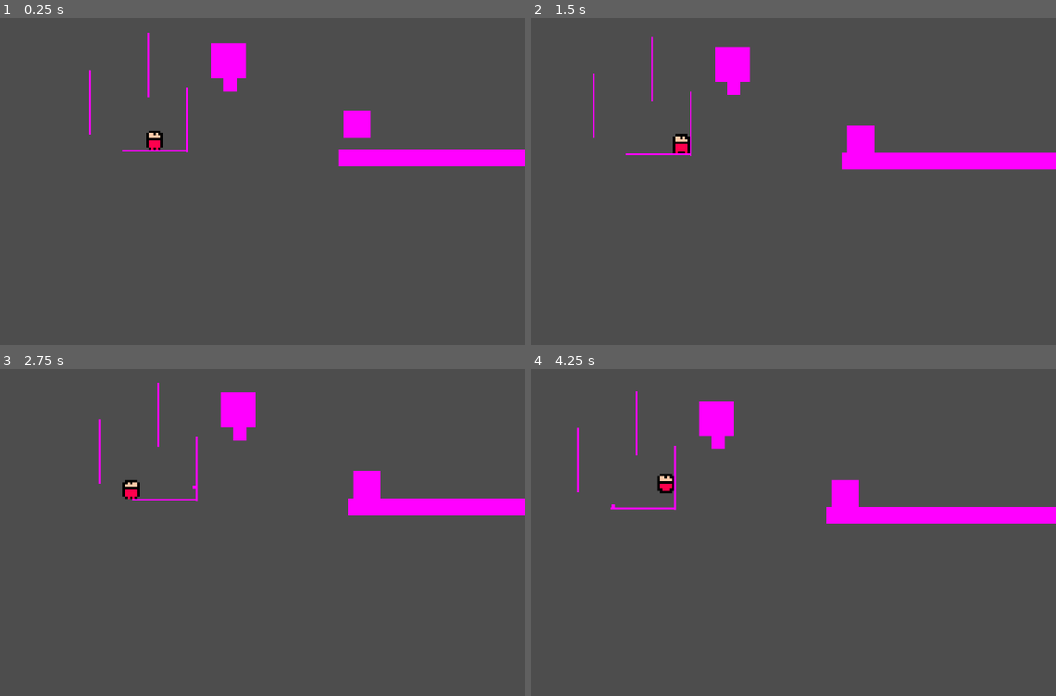
Above: before the commit, frames 1-4 (two rows, left to right).
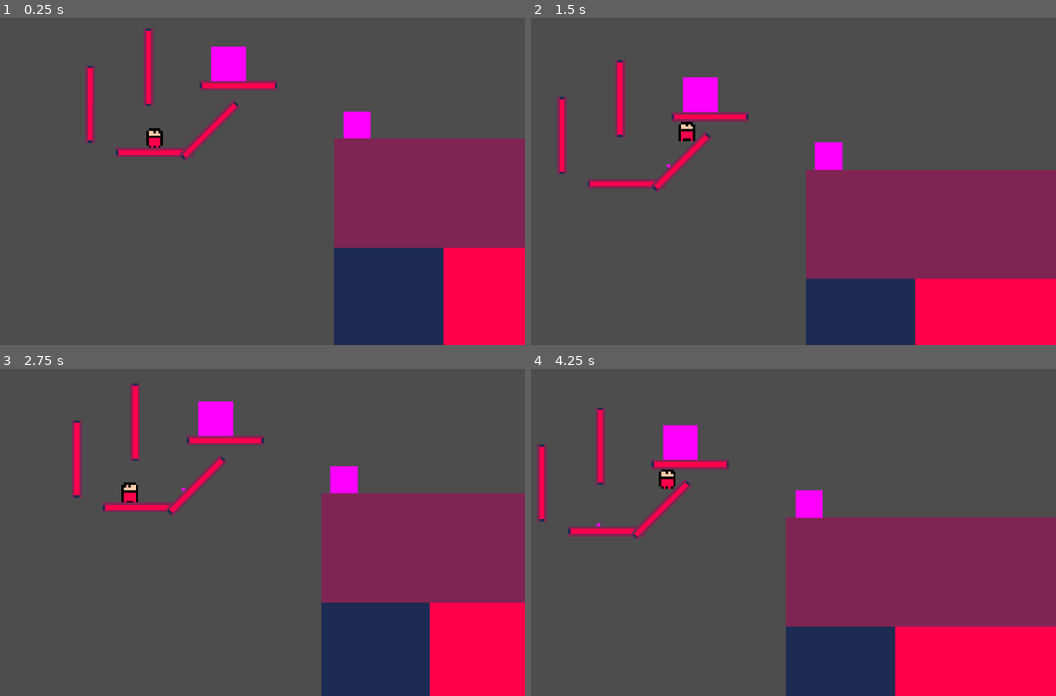
Above: after the commit, the same moments.

Repository: BoopEnthusiast/Summer-Game
Game: Godot game, scene res://test_scene.tscn
The game is run twice, just before and just after one commit, with the same random seed, the same clock (stepped at 60 frames per second) and the same inputs.
Inputs (mouse positions are in pixels of both pictures, inside the frame that each line leads up to):
- Up to frame 1 (0.25 s): no input
- Up to frame 2 (1.5 s): move the mouse to (846, 116) at 0.52 s; hold D (run_right) from 0.53 s (still down); click (846, 116) at 0.67 s; tap Space (jump) at 0.77 s; move the mouse to (536, 158) at 1.27 s
- Up to frame 3 (2.75 s): tap Space (jump) at 1.52 s; move the mouse to (231, 395) at 2.02 s; release D (run_right) at 2.03 s; hold A (run_left) from 2.03 s (still down)
- Up to frame 4 (4.25 s): move the mouse to (646, 571) at 2.77 s; release A (run_left) at 2.78 s; hold D (run_right) from 2.78 s (still down); click (646, 571) at 2.92 s; tap Space (jump) at 3.02, 3.77 s; move the mouse to (909, 548) at 3.52 s

The runs differ from the first frame. In frame 1, 25% of the frame differs, in the area x 16-100%, y 3-100%; in frame 2, 33%; in frame 3, 28%; in frame 4, 35%, in the area x 1-100%, y 6-100%.

Commit message:
bean man stretch

Diff:
--- a/Hook.gd
+++ b/Hook.gd
@@ -14,7 +14,7 @@
 	add_user_signal("object_hooked", [{"name": "object_hit", "type": "TYPE_KINEMATIC_COLLISION_2D"}])
 
 # Called every frame. 'delta' is the elapsed time since the previous frame.
-func _physics_process(delta):
+func _physics_process(_delta):
 	global_position = tip
 	if flying:
 		var collider = move_and_collide(direction * SPEED)
--- /dev/null
+++ b/motion_blur.gdshader
@@ -0,0 +1,35 @@
+shader_type canvas_item;
+uniform vec2 dir = vec2(0,0);
+uniform int quality = 50;
+
+void vertex(){
+	vec2 blurSize = abs(dir) * 2.0;
+	VERTEX *= blurSize + 1.0;
+	UV = (UV - 0.5) * (blurSize + 1.0) + 0.5;
+}
+
+float insideUnitSquare(vec2 v) {
+    vec2 s = step(vec2(0.0), v) - step(vec2(1.0), v);
+    return s.x * s.y;
+}
+
+void fragment(){
+	float inSquare = insideUnitSquare(UV);
+	float numSamples = inSquare;
+	COLOR = texture(TEXTURE, UV) * inSquare;
+	vec2 stepSize = dir/(float(quality));
+	vec2 uv;
+	for(int i = 1; i <= quality; i++){
+		uv = UV + stepSize * float(i);
+		inSquare = insideUnitSquare(uv);
+		numSamples += inSquare;
+		COLOR += texture(TEXTURE, uv) * inSquare;
+
+		uv = UV - stepSize * float(i);
+		inSquare = insideUnitSquare(uv);
+		numSamples += inSquare;
+		COLOR += texture(TEXTURE, uv) * inSquare;
+	}
+	COLOR.rgb /= numSamples;
+	COLOR.a /= float(quality)*2.0 + 1.0;
+}
--- a/platform.tscn
+++ b/platform.tscn
@@ -1,10 +1,15 @@
-[gd_scene load_steps=3 format=3 uid="uid://baja71qtuxvod"]
+[gd_scene load_steps=4 format=3 uid="uid://baja71qtuxvod"]
+
+[ext_resource type="Texture2D" uid="uid://dnv1urdsm0qdu" path="res://platform.png" id="1_dfxij"]
 
 [sub_resource type="RectangleShape2D" id="RectangleShape2D_lknvi"]
+size = Vector2(4, 20)
 
-[sub_resource type="PlaceholderTexture2D" id="PlaceholderTexture2D_hu8gl"]
+[sub_resource type="OccluderPolygon2D" id="OccluderPolygon2D_l57mh"]
+polygon = PackedVector2Array(-40, -5, -40, 5, 40, 5, 40, -5)
 
 [node name="Platform" type="StaticBody2D"]
+scale = Vector2(6, 6)
 collision_layer = 6
 collision_mask = 6
 
@@ -13,5 +18,8 @@
 shape = SubResource("RectangleShape2D_lknvi")
 
 [node name="Sprite" type="Sprite2D" parent="."]
-scale = Vector2(400, 10)
-texture = SubResource("PlaceholderTexture2D_hu8gl")
+scale = Vector2(2.5, 2.5)
+texture = ExtResource("1_dfxij")
+
+[node name="LightOcclusion" type="LightOccluder2D" parent="."]
+occluder = SubResource("OccluderPolygon2D_l57mh")
--- a/player.gd
+++ b/player.gd
@@ -1,5 +1,6 @@
 extends CharacterBody2D
 
+const HALF_PI = PI / 2
 const SPEED = 500.0
 const JUMP_VELOCITY = -1400.0
 const JUMPS = 1
@@ -35,7 +36,7 @@
 			grapple_hook.release()
 
 
-func _physics_process(delta):
+func _physics_process(_delta):
 	# Walking
 	var walk = Input.get_axis("run_left", "run_right") * SPEED
 
@@ -74,17 +75,17 @@
 		chain_velocity = Vector2(0,0)
 	velocity += chain_velocity
 
-	# Move camera in direction moving
-	#camera.global_position = global_position + (velocity.clamp(-CAMERA_MAX_VELOCITY, CAMERA_MAX_VELOCITY) * CAMERA_DISTANCE)
-
-	# Slide down wall
-	#if is_on_wall_only() and velocity.y > 0:
-	#	velocity.y = WALL_SLIDE_SPEED
-
 	# Save for coyote timer check
 	var was_touching = is_on_floor() or is_on_wall()
 
 	velocity.x += walk
+	sprite.material.set_shader_parameter("direction", velocity * 0.001)
+	sprite.rotation = get_angle_to(to_global(velocity.normalized())) - HALF_PI
+	while sprite.rotation < -HALF_PI:
+		sprite.rotation += PI
+	while sprite.rotation > HALF_PI:
+		sprite.rotation -= PI
+	print(sprite.rotation)
 	if move_and_slide():
 		for i in get_slide_collision_count():
 			var col = get_slide_collision(i)
@@ -131,3 +132,14 @@
 		elif jumps_left >= 1:
 			jumps_left -= 1
 			velocity.y = JUMP_VELOCITY
+
+	if is_on_floor():
+		if Input.is_action_pressed("run_left"):
+			sprite.rotation_degrees += 90
+		else:
+			sprite.rotation_degrees -= 90
+	elif is_on_wall():
+		if Input.is_action_pressed("run_left"):
+			sprite.rotation_degrees -= 45
+		if Input.is_action_pressed("run_right"):
+			sprite.rotation_degrees += 45
--- /dev/null
+++ b/player.gdshader
@@ -0,0 +1,47 @@
+shader_type canvas_item;
+
+uniform vec2 direction = vec2(0.0,0.0);
+//uniform float speed = 3.0;
+
+void vertex()
+{
+//	if (direction.x < 0.0  && direction.y < 0.0) {
+//		COLOR = vec4(0.0, 0.0, 1.0, 1.0);
+//		if (VERTEX.x <= 0.5 && VERTEX.y <= 0.5) {
+//			VERTEX += direction;
+//		}
+//		else if (VERTEX.x >= 0.5 && VERTEX.y >= 0.5) {
+//			VERTEX += -direction;
+//		}
+//	}
+//	else if (direction.x < 0.0  && direction.y > 0.0) {
+//		COLOR = vec4(1.0, 0.0, 0.0, 1.0);
+//		if (VERTEX.x <= 0.5 && VERTEX.y <= 0.5) {
+//			VERTEX += direction;
+//		}
+//		else if (VERTEX.x >= 0.5 && VERTEX.y >= 0.5) {
+//			VERTEX += -direction;
+//		}
+//	}
+//	else if (direction.x > 0.0  && direction.y < 0.0) {
+//		COLOR = vec4(0.0, 1.0, 0.0, 1.0);
+//		if (VERTEX.x <= 0.5 && VERTEX.y <= 0.5) {
+//			VERTEX += direction;
+//		}
+//		else if (VERTEX.x >= 0.5 && VERTEX.y >= 0.5) {
+//			VERTEX += -direction;
+//		}
+//	}
+//	else if (direction.x > 0.0  && direction.y > 0.0) {
+//		COLOR = vec4(1.0, 1.0, 1.0, 0.5);
+//		if (VERTEX.x <= 0.5 && VERTEX.y <= 0.5) {
+//			VERTEX += direction;
+//		}
+//		else if (VERTEX.x >= 0.5 && VERTEX.y >= 0.5) {
+//			VERTEX += -direction;
+//		}
+//	}
+	float directionAdditive = direction.y + direction.x;
+	if (VERTEX.y < 0.5) VERTEX.y -= abs(directionAdditive);
+	else VERTEX.y += abs(directionAdditive);
+}
--- a/player.tscn
+++ b/player.tscn
@@ -1,16 +1,21 @@
-[gd_scene load_steps=8 format=3 uid="uid://de5np07xtuyii"]
+[gd_scene load_steps=10 format=3 uid="uid://b58lhuiemgics"]
 
 [ext_resource type="Script" path="res://player.gd" id="1_fbe5r"]
 [ext_resource type="Script" path="res://Camera.gd" id="2_inhow"]
 [ext_resource type="SpriteFrames" uid="uid://jqd2gt255622" path="res://player_animation.tres" id="2_m5ja4"]
 [ext_resource type="Script" path="res://Hook.gd" id="3_obykk"]
+[ext_resource type="Shader" path="res://player.gdshader" id="4_nxc3x"]
 
 [sub_resource type="RectangleShape2D" id="RectangleShape2D_wkx4w"]
-size = Vector2(28.8889, 30.5556)
+size = Vector2(28.8889, 33.3333)
 
 [sub_resource type="CircleShape2D" id="CircleShape2D_d1oqi"]
 
 [sub_resource type="PlaceholderTexture2D" id="PlaceholderTexture2D_md6y2"]
+
+[sub_resource type="ShaderMaterial" id="ShaderMaterial_t0ond"]
+shader = ExtResource("4_nxc3x")
+shader_parameter/direction = Vector2(0, 0)
 
 [node name="Player" type="CharacterBody2D"]
 scale = Vector2(0.6, 0.6)
@@ -19,7 +24,6 @@
 script = ExtResource("1_fbe5r")
 
 [node name="Collider" type="CollisionShape2D" parent="."]
-position = Vector2(-2.54313e-06, 8.33333)
 scale = Vector2(6, 6)
 shape = SubResource("RectangleShape2D_wkx4w")
 
@@ -30,7 +34,7 @@
 script = ExtResource("2_inhow")
 
 [node name="CoyoteTimer" type="Timer" parent="."]
-wait_time = 0.1
+wait_time = 0.15
 one_shot = true
 
 [node name="Hook" type="RigidBody2D" parent="."]
@@ -46,8 +50,7 @@
 texture = SubResource("PlaceholderTexture2D_md6y2")
 
 [node name="Sprite" type="AnimatedSprite2D" parent="."]
+material = SubResource("ShaderMaterial_t0ond")
 position = Vector2(0, -2.38419e-07)
 scale = Vector2(25, 25)
 sprite_frames = ExtResource("2_m5ja4")
-animation = &"run"
-frame_progress = 0.55579
--- a/test_scene.tscn
+++ b/test_scene.tscn
@@ -21,21 +21,20 @@
 rotation = -1.5708
 
 [node name="Platform4" parent="." instance=ExtResource("2_od8jd")]
-position = Vector2(-2907, 99)
+position = Vector2(-33521, -3763)
 rotation = 1.57079
-scale = Vector2(418.2, -0.469754)
+scale = Vector2(5627.04, 5627.04)
 
 [node name="Platform5" parent="." instance=ExtResource("2_od8jd")]
-position = Vector2(4639, 158)
-scale = Vector2(17.48, 10.4681)
+position = Vector2(11964, 1384)
+scale = Vector2(271.156, 271.156)
 
 [node name="Platform6" parent="." instance=ExtResource("2_od8jd")]
-position = Vector2(470, -296)
-scale = Vector2(0.202405, 8.44212)
+position = Vector2(522, -301)
 
 [node name="Platform7" parent="." instance=ExtResource("2_od8jd")]
-position = Vector2(202, -76)
-rotation = -1.5708
+position = Vector2(342, -21)
+rotation = -0.785397
 
 [node name="RigidBody2D" parent="." instance=ExtResource("3_gfue0")]
 position = Vector2(461, -451)
Binary file added: platform.aseprite
Binary file added: platform.png
Not shown, added: platform.png.import
Not shown: 1 places in test_scene.tscn that only renumber resources
